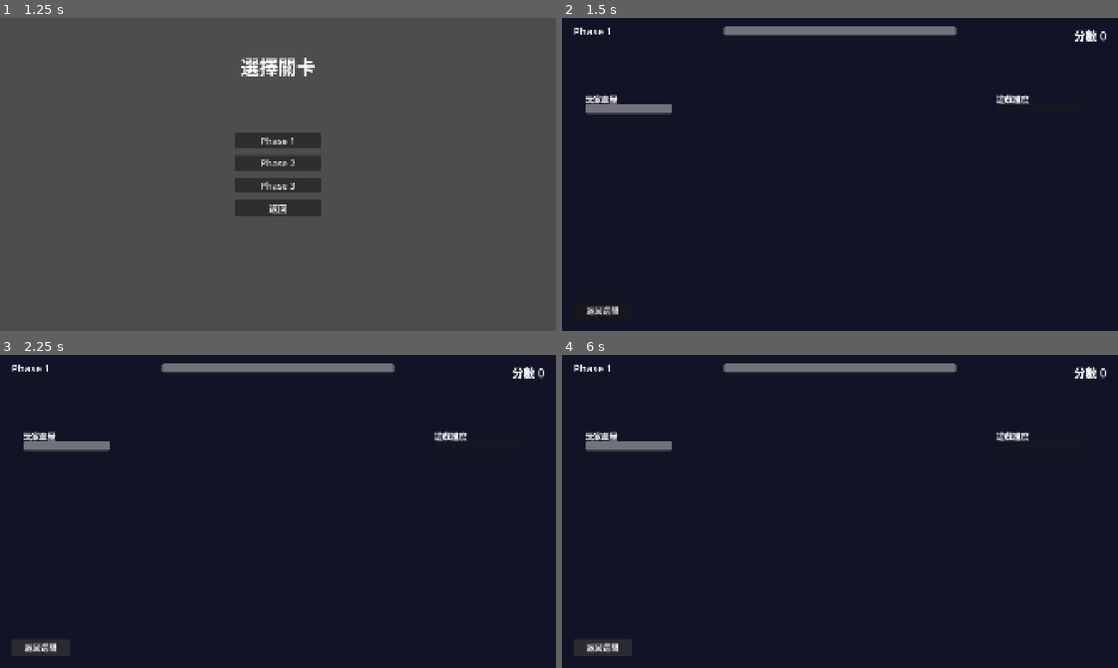
Above: before the commit, frames 1-4 (two rows, left to right).
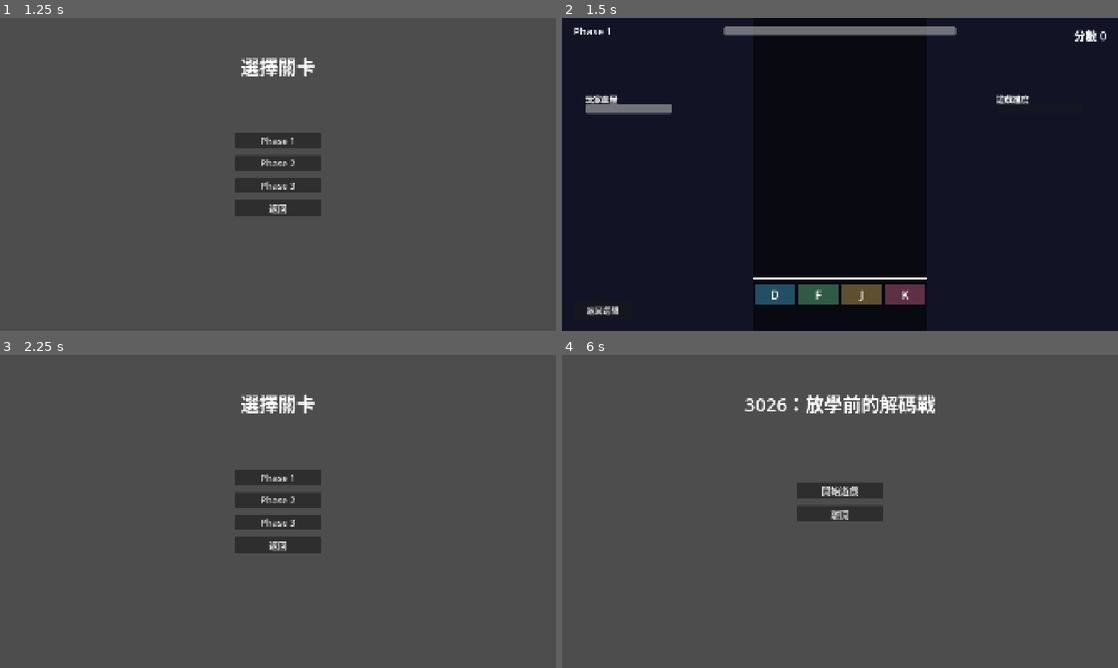
Above: after the commit, the same moments.

Repository: Jasper-411087/-
Game: Godot game, scene res://scenes/main_menu.tscn
Same seed, same stepped clock (60 frames per second), same inputs: the game is played once before the commit and once after it.
Inputs (mouse positions are in pixels of both pictures, inside the frame that each line leads up to):
- Up to frame 1 (1.25 s): click "開始遊戲" at 0.5 s
- Up to frame 2 (1.5 s): click "Phase 1" at 1.25 s
- Up to frame 3 (2.25 s): click "返回選關" at 2 s
- Up to frame 4 (6 s): click (840, 498) at 2.75 s, where only the run after the commit has a clickable "Phase 2"; click "返回選關" at 3.5 s; click (840, 520) at 4.25 s, where only the run after the commit has a clickable "Phase 3"; click "返回選關" at 5 s; click "返回選關" (after the commit: "返回") at 5.75 s

Frame 1 is identical in both runs. In frame 2, 2.1% of the frame differs, in the area x 34-66%, y 82-92%; in frame 3, 100%, in the area x 0-100%, y 0-100%; in frame 4, 100%.
Error before the commit: Parse Error: Cannot infer the type of "x" variable because the value doesn't have a set type. (res://scripts/note_field.gd:40)

Commit message:
Fix note_field type inference error
Co-Authored-By: Claude Sonnet 5.5 <noreply@anthropic.com>

Diff:
--- a/scripts/note_field.gd
+++ b/scripts/note_field.gd
@@ -37,7 +37,7 @@
 		var y: float = JUDGE_Y - (n["t"] - song_time) * SCROLL_SPEED
 		if y < -NOTE_H or y > size.y:
 			continue
-		var x := left + n["lane"] * LANE_W
+		var x: float = left + n["lane"] * LANE_W
 		draw_rect(Rect2(x + 8, y - NOTE_H / 2.0, LANE_W - 16, NOTE_H), LANE_COLORS[n["lane"]])
 
 	if last_grade != "":
Not shown, added: icon.svg.import
Not shown, added: scripts/autoload/game_state.gd.uid
Not shown, added: scripts/autoload/scene_manager.gd.uid
Not shown, added: scripts/chart_loader.gd.uid
Not shown, added: scripts/game.gd.uid
Not shown, added: scripts/level_select.gd.uid
Not shown, added: scripts/main_menu.gd.uid
Not shown, added: scripts/note_field.gd.uid
Not shown, added: scripts/result.gd.uid
